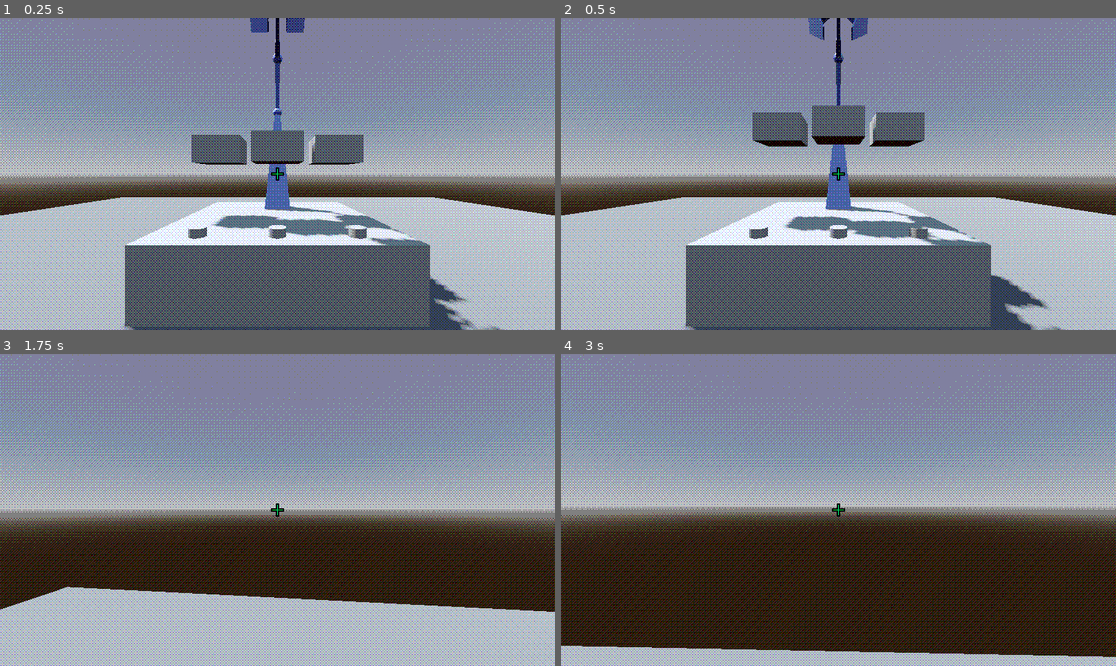
Above: before the commit, frames 1-4 (two rows, left to right).
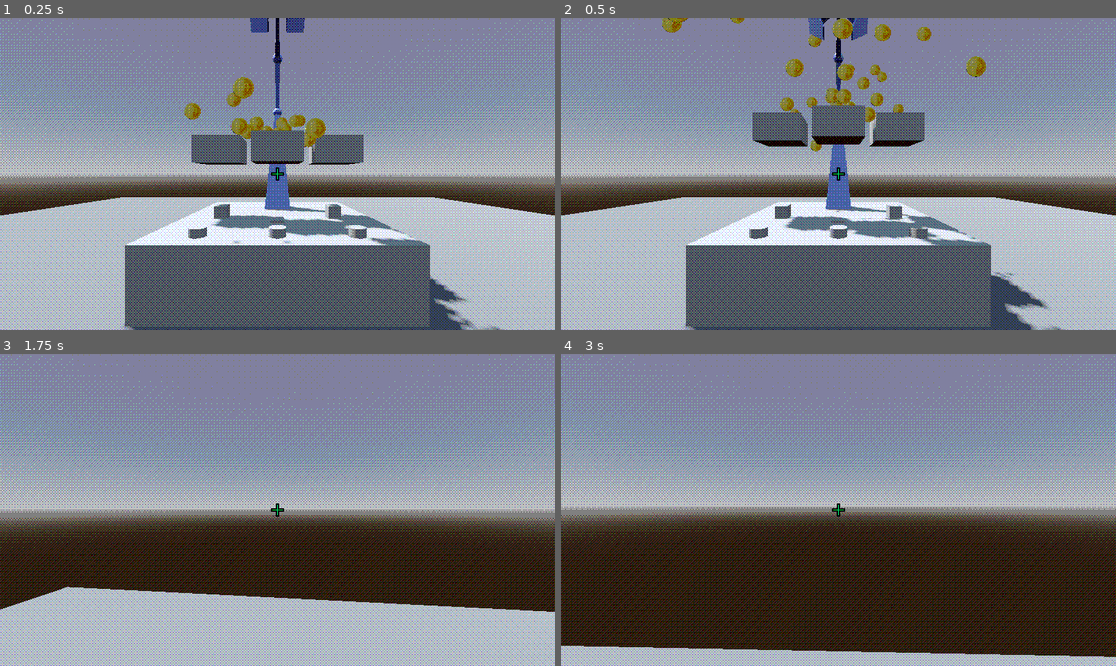
Above: after the commit, the same moments.

Repository: anniesanap/COMP-360-Group-2-Assignment-4
Game: Godot game, scene res://root.tscn
The game is run twice, just before and just after one commit, with the same random seed, the same clock (stepped at 60 frames per second) and the same inputs.
Inputs (mouse positions are in pixels of both pictures, inside the frame that each line leads up to):
- Up to frame 1 (0.25 s): no input
- Up to frame 2 (0.5 s): no input
- Up to frame 3 (1.75 s): move the mouse to (305, 510) at 0.52 s; hold E (interact) 0.53-1.28 s; hold W (move_forward) from 0.53 s (still down); tap Space (jump) at 0.77, 1.52 s; move the mouse to (249, 510) at 1.27 s; tap E (interact) at 1.35 s
- Up to frame 4 (3 s): keep holding W (move_forward); move the mouse to (849, 503) at 2.02 s; hold E (interact) 2.03-2.78 s; move the mouse to (832, 516) at 2.77 s; tap E (interact) at 2.85 s

The runs differ from the first frame. In frame 1, 1.4% of the frame differs, in the area x 33-65%, y 18-73%; in frame 2, 2.1%, in the area x 18-83%, y 0-84%; in frame 3, less than 0.1%; in frame 4, less than 0.1%.
Error before the commit: Invalid operands 'Object' and 'int' in operator '=='. (res://root.gd:10)

Commit message:
Actually do greyboxing for coin and orange

Diff:
--- /dev/null
+++ b/coin.tscn
@@ -0,0 +1,16 @@
+[gd_scene load_steps=3 format=3 uid="uid://kfiqqem4uem"]
+
+[sub_resource type="CylinderShape3D" id="CylinderShape3D_xgnx5"]
+height = 0.05
+radius = 0.1
+
+[sub_resource type="BoxMesh" id="BoxMesh_tu6xm"]
+size = Vector3(0.2, 0.05, 0.2)
+
+[node name="coin" type="RigidBody3D"]
+
+[node name="CollisionShape3D" type="CollisionShape3D" parent="."]
+shape = SubResource("CylinderShape3D_xgnx5")
+
+[node name="MeshInstance3D" type="MeshInstance3D" parent="."]
+mesh = SubResource("BoxMesh_tu6xm")
--- /dev/null
+++ b/orange.tscn
@@ -0,0 +1,15 @@
+[gd_scene load_steps=3 format=3 uid="uid://b8jn7ualudsyk"]
+
+[sub_resource type="SphereShape3D" id="SphereShape3D_gx6d4"]
+radius = 0.1
+
+[sub_resource type="BoxMesh" id="BoxMesh_aum0o"]
+size = Vector3(0.2, 0.2, 0.2)
+
+[node name="orange" type="RigidBody3D"]
+
+[node name="CollisionShape3D" type="CollisionShape3D" parent="."]
+shape = SubResource("SphereShape3D_gx6d4")
+
+[node name="MeshInstance3D" type="MeshInstance3D" parent="."]
+mesh = SubResource("BoxMesh_aum0o")
--- a/root.gd
+++ b/root.gd
@@ -7,7 +7,12 @@
 func _ready() -> void:
 	var coin_bowl = rng.randi_range(0, len(bowls) - 1)
 	for bowl in bowls:
-		if bowl == coin_bowl:
+		var object: RigidBody3D
+		if bowl == bowls[coin_bowl]:
 			bowl.add_child(load("res://coin_explosion.tscn").instantiate())
+			object = load("res://coin.tscn").instantiate()
 		else:
-			pass
+			object = load("res://orange.tscn").instantiate()
+		object.transform.origin = bowl.global_position
+		object.transform.origin.y = 1.0
+		add_child(object)
